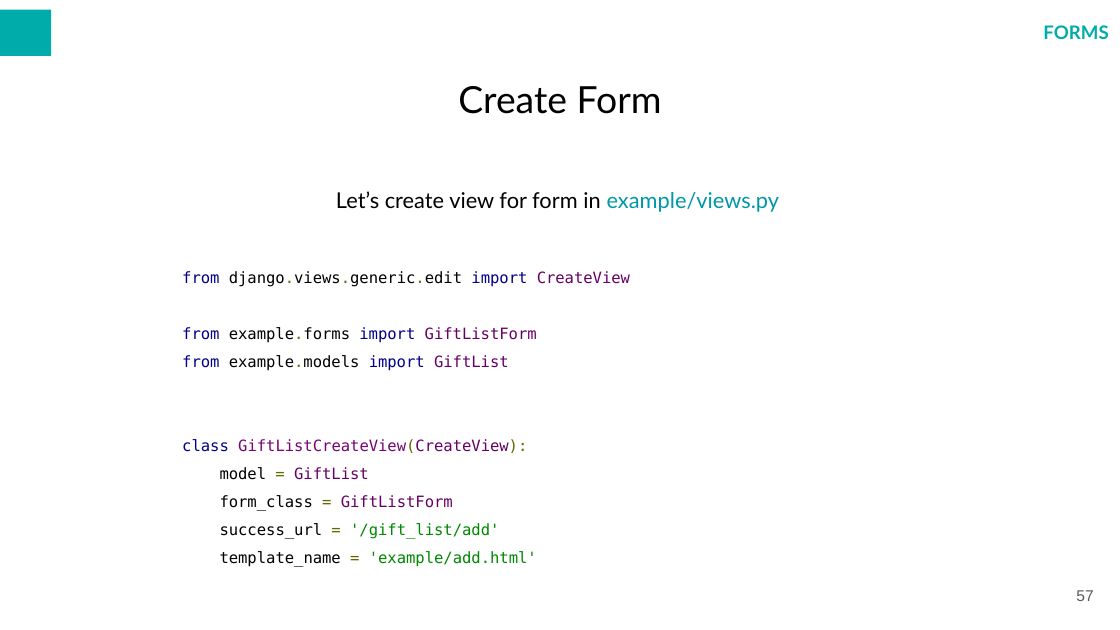
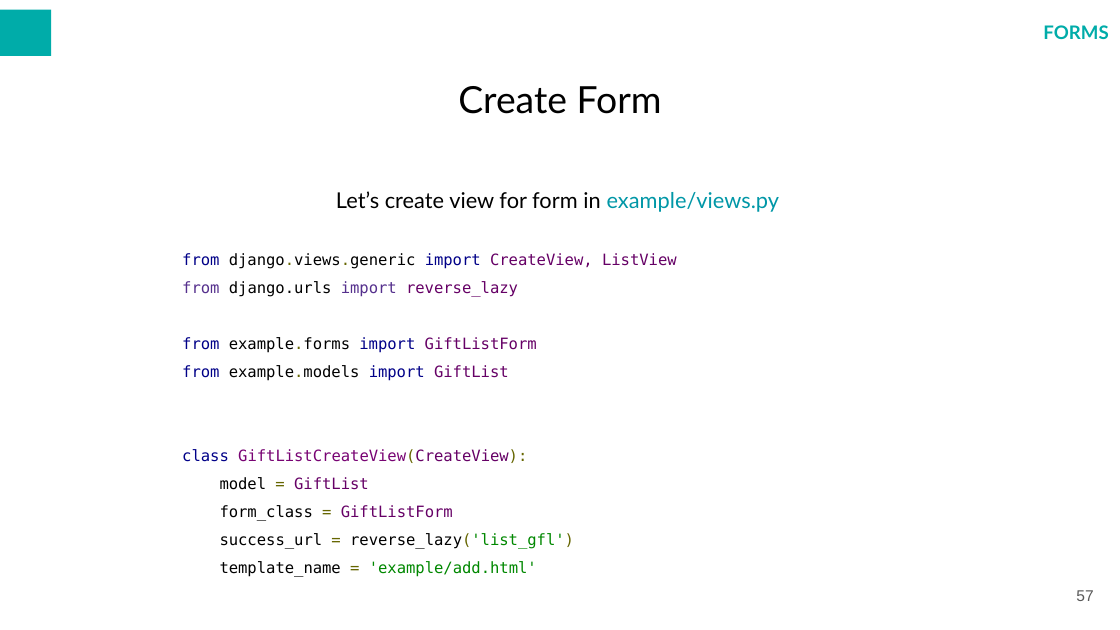
Before and after one commit to warcholprzemo/php-advanced, a slide deck: slide 57 of docs/PHP ADVANCED.odp. Drawn at 1120x630 pixels with LibreOffice and Linux fonts; fonts in the diff are those of the drawing; background and template pictures are left out. Boxes give left, top, right and bottom in pixels: in the first picture for what was removed or moved away, otherwise in the second. Text is boxed around its words. In the diff, an @@ line names an element or a change of style, - is before the commit and + after.

```diff
--- a/docs/PHP ADVANCED.odp
+++ b/docs/PHP ADVANCED.odp
@@ text "from django.views.generic import CreateView, ListView": place and size @@
-text "from django.views.generic import CreateView, ListView" at [182, 271, 630, 567]
+text "from django.views.generic import CreateView, ListView" at [182, 253, 677, 577]
@@ text at [182, 253, 677, 297]: text changed; text colour #000000 to #660066 @@
-from django.views.generic.edit import CreateView
+from django.views.generic import CreateView, ListView
+from django.urls import reverse_lazy
@@ text at [220, 533, 574, 549]: text changed; text colour #008800 to #000000 @@
-success_url = '/gift_list/add'
+success_url = reverse_lazy('list_gfl')
```
Also in this commit, not shown: 23 other slides changed, 1 slide added, 10 other files.
